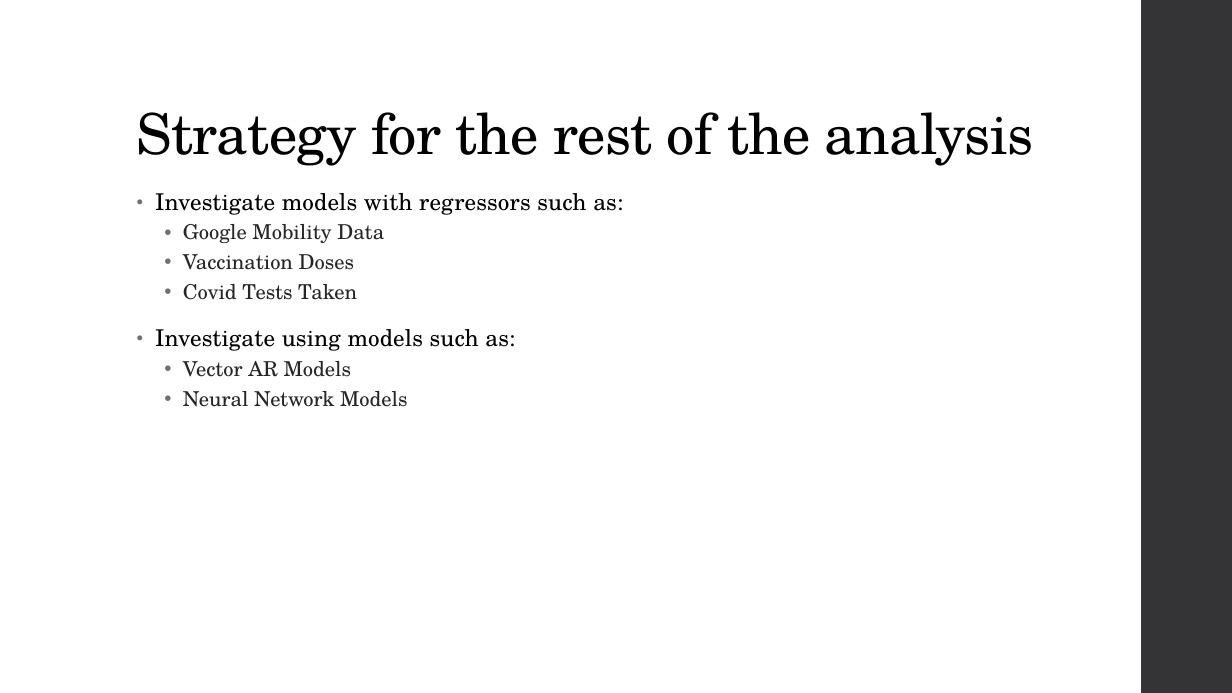
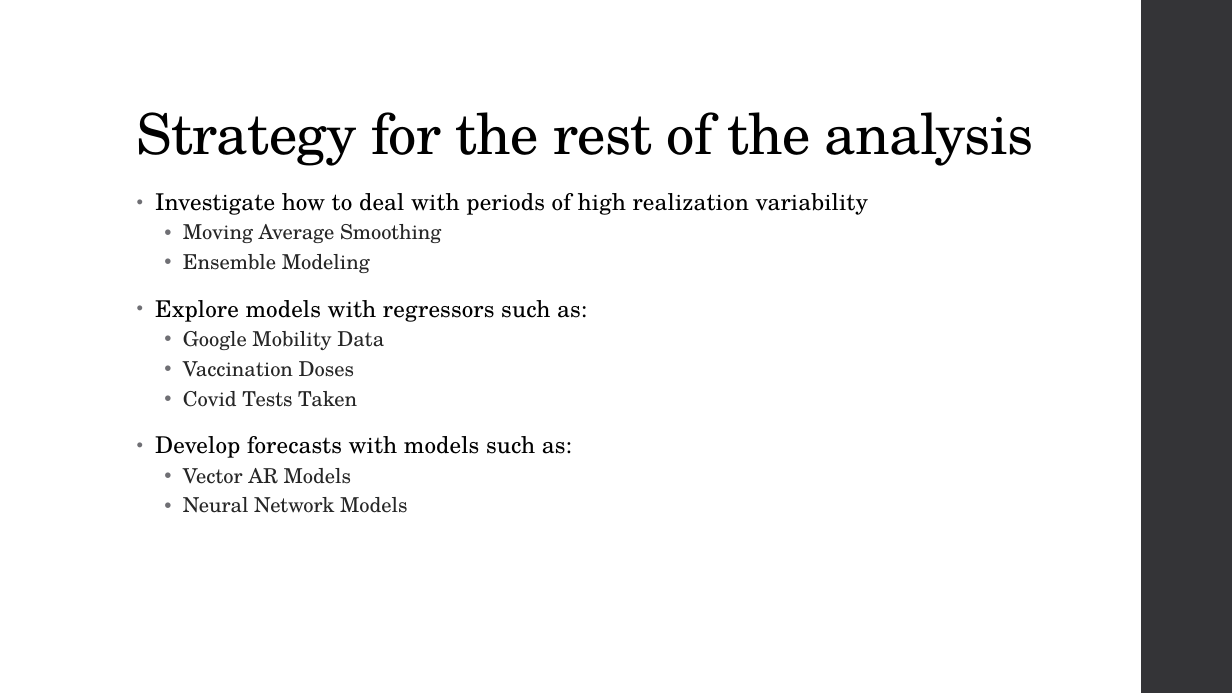
Before and after one commit to C-Stewart-GH/Forecasting_Texas_Covid_Case_Count, a slide deck: slide 8 of PPT_Files/TS_Cameron_Updates.pptx (slide 14 before the commit). Drawn at 1232x693 pixels with LibreOffice and Linux fonts; fonts in the diff are those of the drawing. Boxes give left, top, right and bottom in pixels: in the first picture for what was removed or moved away, otherwise in the second. Text is boxed around its words. In the diff, an @@ line names an element or a change of style, - is before the commit and + after.

```diff
--- a/PPT_Files/TS_Cameron_Updates.pptx
+++ b/PPT_Files/TS_Cameron_Updates.pptx
@@ text at [155,193,868,322]: text changed @@
-• Investigate models with regressors such as:
+• Investigate how to deal with periods of high realization variability
+  • Moving Average Smoothing
+  • Ensemble Modeling
+• Explore models with regressors such as:
@@ text at [155,436,572,458]: text changed @@
-• Investigate using models such as:
+• Develop forecasts with models such as:
```
Also in this commit, not shown: 5 other slides changed, 2 slides added, 7 slides removed, 3 other files.
